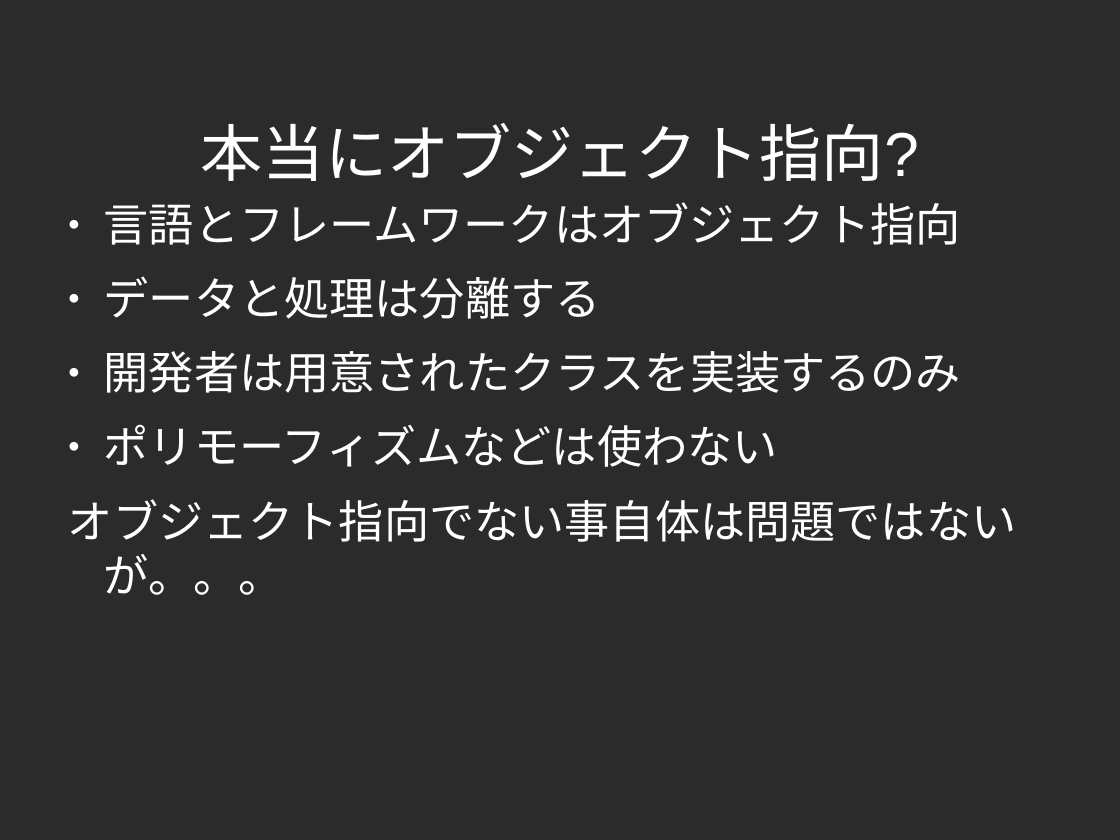
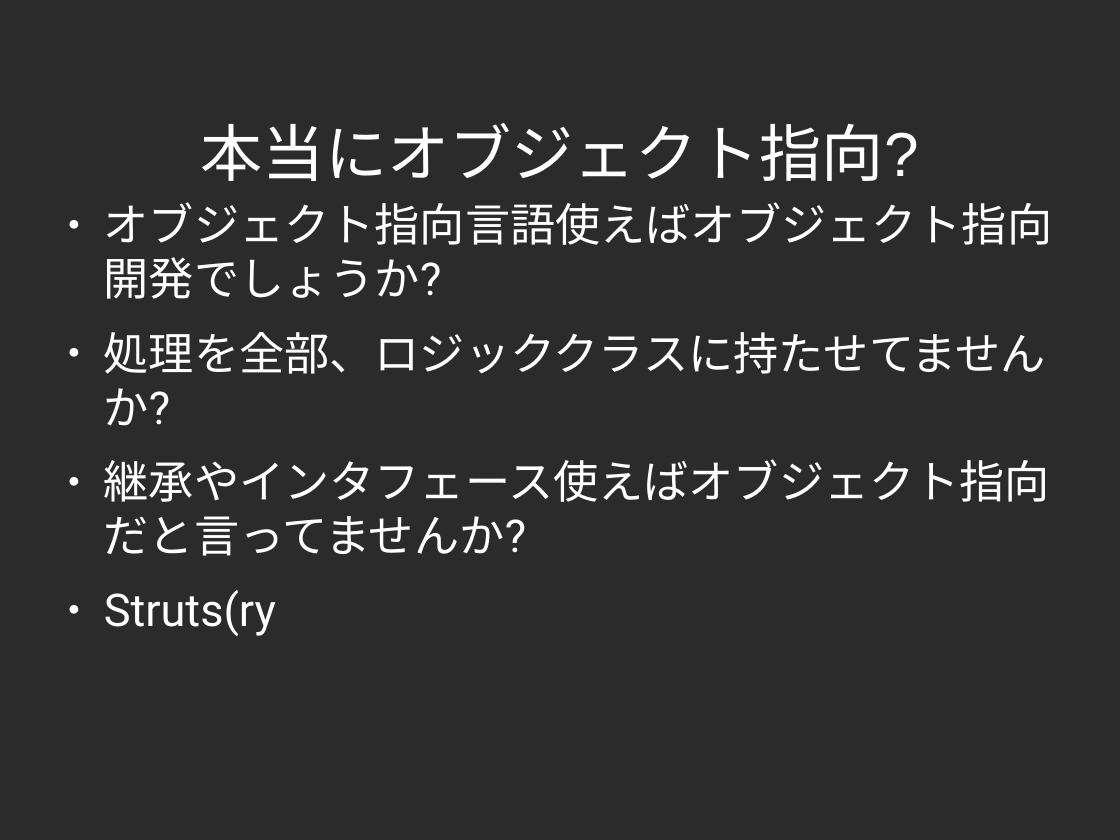
Before and after one commit to yojik/yojik-lib, a slide deck: slide 3 of 2009devsumi/oo_exercise/doc/devsum.odp. Drawn at 1120x840 pixels with LibreOffice and Linux fonts; fonts in the diff are those of the drawing; background and template pictures are left out; a plain dark background stands for a picture behind light text. Boxes give left, top, right and bottom in pixels: in the first picture for what was removed or moved away, otherwise in the second. Text is boxed around its words. In the diff, an @@ line names an element or a change of style, - is before the commit and + after.

```diff
--- a/2009devsumi/oo_exercise/doc/devsum.odp
+++ b/2009devsumi/oo_exercise/doc/devsum.odp
@@ text at (104,202,1053,636): text changed @@
-● 言語とフレームワークはオブジェクト指向
-● データと処理は分離する
-● 開発者は用意されたクラスを実装するのみ
-● ポリモーフィズムなどは使わない
-オブジェクト指向でない事自体は問題ではないが。。。
+● オブジェクト指向言語使えばオブジェクト指向開発でしょうか?
+● 処理を全部、ロジッククラスに持たせてませんか?
+● 継承やインタフェース使えばオブジェクト指向だと言ってませんか?
+● Struts(ry
```
Also in this commit, not shown: 25 other slides changed, 14 slides added, 14 slides removed.
